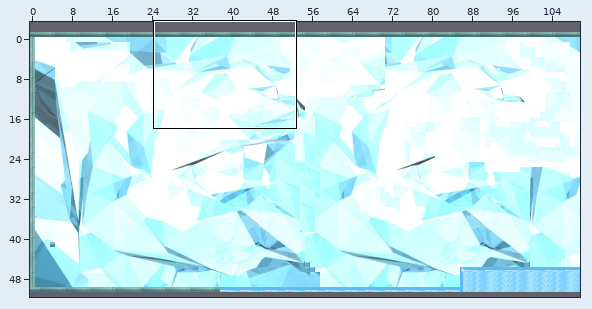
Tiled map: assets/data/lvl3.tmx. Above, an overview of the earlier version with the close-up marked.
Close-up. Before the commit:
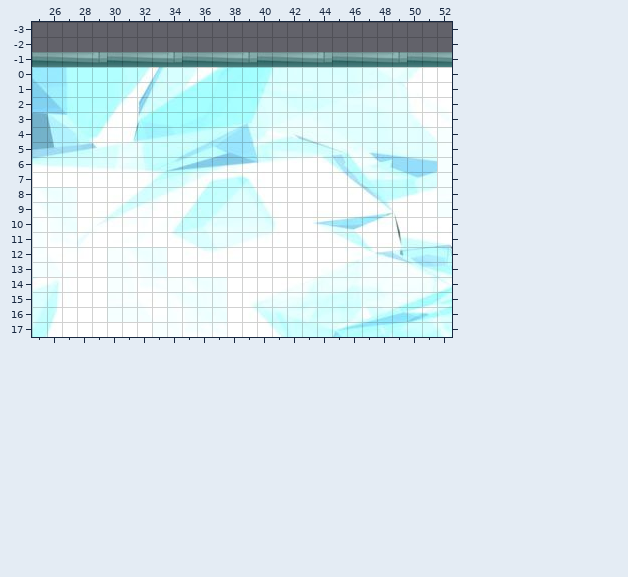
Cells are 15x15 px. Shown: x 25..52, y -3..17. The commit also changed other parts of the map, which this record leaves out. The old version is drawn lined up with the new one.
Now the later version:
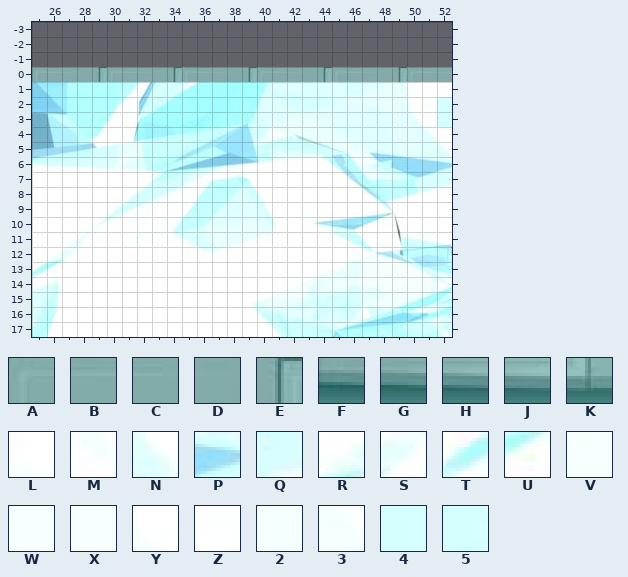
Key: from "city": A 0, B 1, C 2, D 3, E 4, F 18, G 19, H 20, J 21, K 22; from "iceblock": L 188, M 256, N 392, P 460, Q 528, R 842, S 843, T 909, U 910, V 1361, W 1429, X 1497, Y 1567, Z 1568, 2 1634, 3 1635, 4 2029, 5 2097.
_ is an empty cell.
The edit:
map size 500x80 -> 900x52 cells (old content now starts at 0,-29; both pictures use the new coordinates)
layer "plat" opacity 90% -> 100%
Layer "background":
The author changed tile L to tile 4 in row 2 at x 52.
The author changed tile M to tile 5 in row 3 at x 52.
The author changed tile V to tile N in row 5 at x 52.
The author changed tile W to tile P in row 6 at x 52.
The author changed tile X to tile Q in row 7 at x 52.
The author changed tile Y to tile R in row 12 at x 26.
The author changed tile Z to tile S in row 12 at x 27.
The author changed tile 2 to tile T in row 13 at x 25.
The author changed tile 3 to tile U in row 13 at x 26.
Layer "plat":
Tile A now appears in row 0 at x 25, 30, 35, 40, 45 and 50.
Tile B now appears in row 0 at x 26, 31, 36, 41, 46 and 51.
Tile C now appears in row 0 at x 27, 32, 37, 42, 47 and 52.
Tile D now appears in row 0 at x 28, 33, 38, 43 and 48.
Tile E now appears in row 0 at x 29, 34, 39, 44 and 49.
The author cleared tile F in row -1 at x 25, 30, 35, 40, 45 and 50.
The author cleared tile G in row -1 at x 26, 31, 36, 41, 46 and 51.
The author cleared tile H in row -1 at x 27, 32, 37, 42, 47 and 52.
The author cleared tile J in row -1 at x 28, 33, 38, 43 and 48.
The author cleared tile K in row -1 at x 29, 34, 39, 44 and 49.
